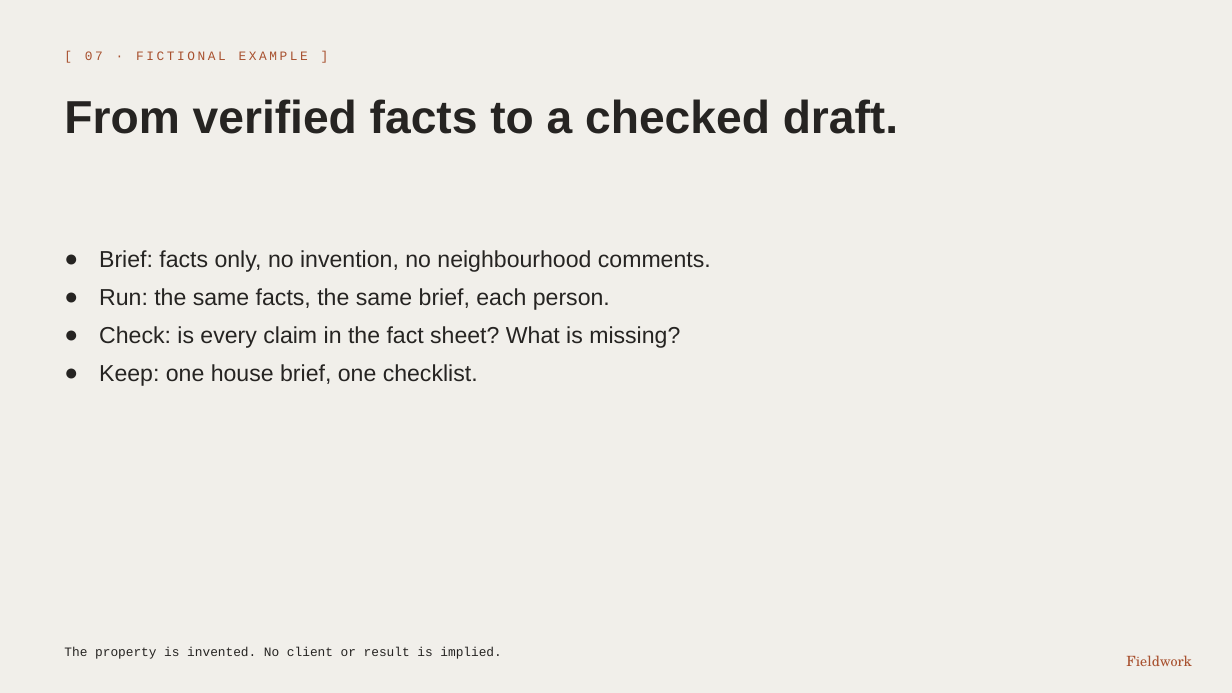
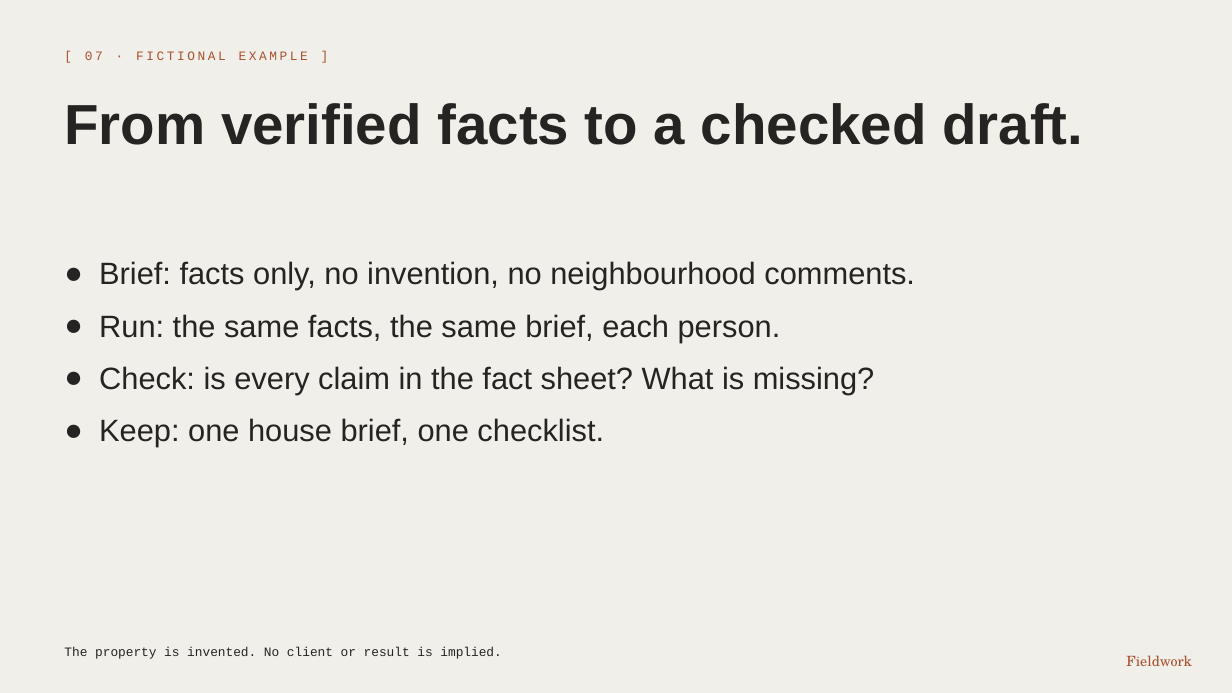
Before and after one commit to keneokonjo-web/fieldwork, a slide deck: slide 7 of deliverables/fieldwork-launch-kit/04-corporate-sales/fieldwork-sales-deck.pptx. Drawn at 1232x693 pixels with LibreOffice and Linux fonts; fonts in the diff are those of the drawing. Boxes give left, top, right and bottom in pixels: in the first picture for what was removed or moved away, otherwise in the second. Text is boxed around its words. In the diff, an @@ line names an element or a change of style, - is before the commit and + after.

```diff
--- a/deliverables/fieldwork-launch-kit/04-corporate-sales/fieldwork-sales-deck.pptx
+++ b/deliverables/fieldwork-launch-kit/04-corporate-sales/fieldwork-sales-deck.pptx
@@ text "From verified facts to a ..." at (64,103,1083,145): size 36 to 44 pt @@
@@ text "Brief: facts only, no invention, ...": place and size @@
-text "Brief: facts only, no invention, ..." at (99,250,711,386)
+text "Brief: facts only, no invention, ..." at (99,261,915,447)
@@ text "Brief: facts only, no invention, ..." at (99,261,915,447): size 18 to 24 pt; more space between paragraphs @@
```
Also in this commit, not shown: 13 other slides changed, 1 other file.
